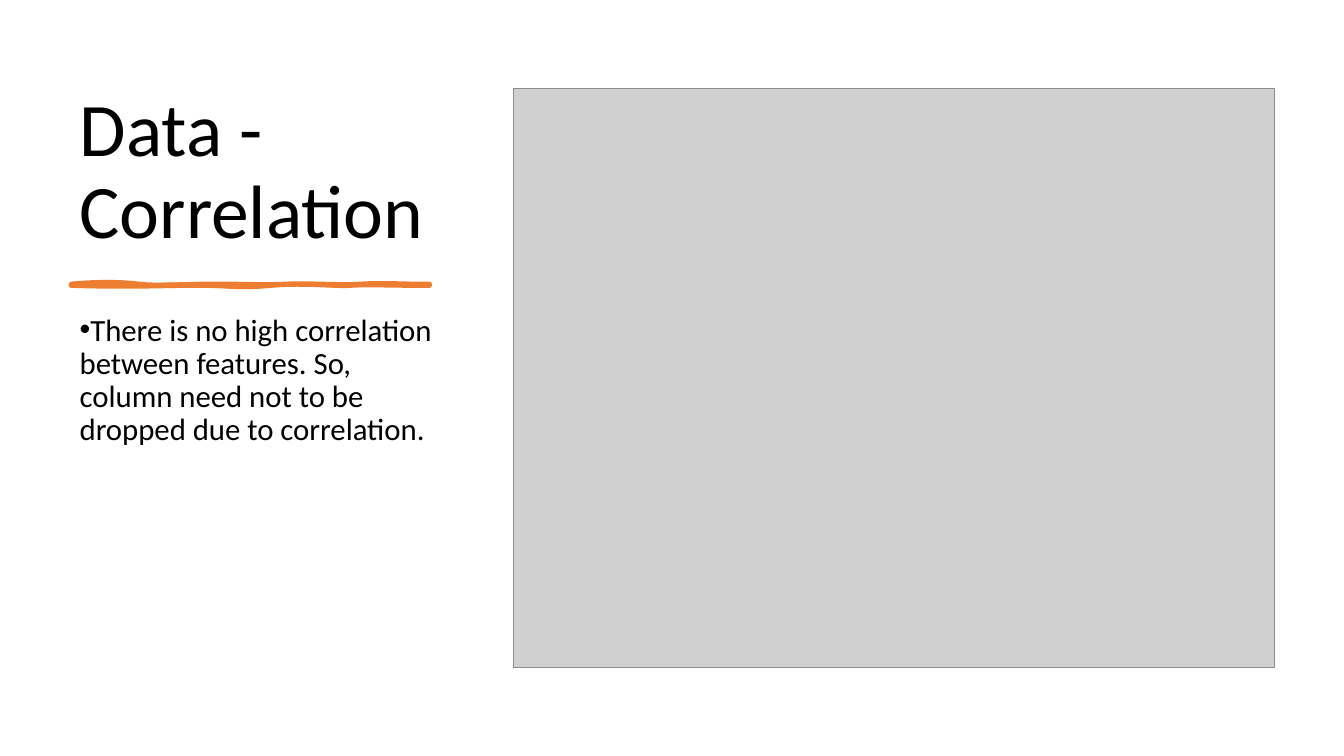
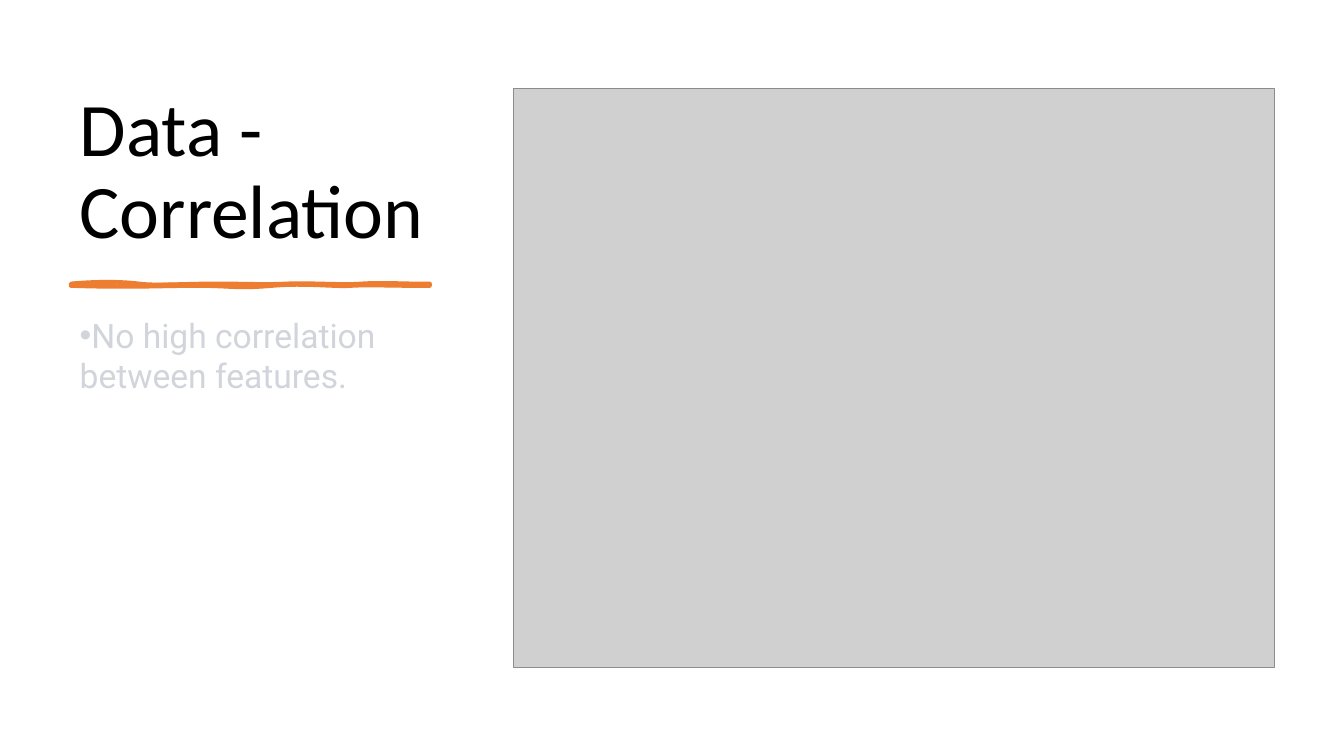
Before and after one commit to jagsrj/Credit_card_fraud_detection_ML, a slide deck: slide 5 of CreditCard_FraudDetection_MachingLearning.pptx. Drawn at 1344x756 pixels with LibreOffice and Linux fonts; fonts in the diff are those of the drawing; grey boxes stand for pictures. Boxes give left, top, right and bottom in pixels: in the first picture for what was removed or moved away, otherwise in the second. Text is boxed around its words. In the diff, an @@ line names an element or a change of style, - is before the commit and + after.

```diff
--- a/CreditCard_FraudDetection_MachingLearning.pptx
+++ b/CreditCard_FraudDetection_MachingLearning.pptx
@@ text at (x1=80, y1=323, x2=375, y2=388): text changed; size 22 to 24 pt; font Calibri to Roboto; text colour #000000 to #D1D5DB @@
-• There is no high correlation between features. So, column need not to be dropped due to correlation.
+• No high correlation between features.
```
Also in this commit, not shown: 6 other slides changed, 1 other file.
